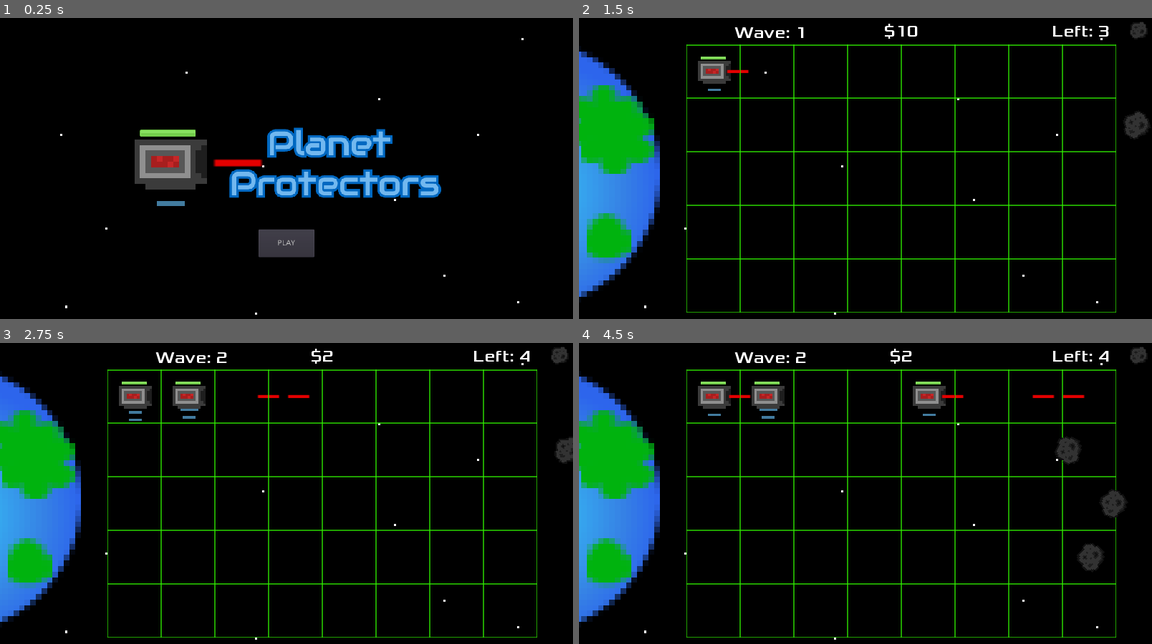
Above: before the commit, frames 1-4 (two rows, left to right).
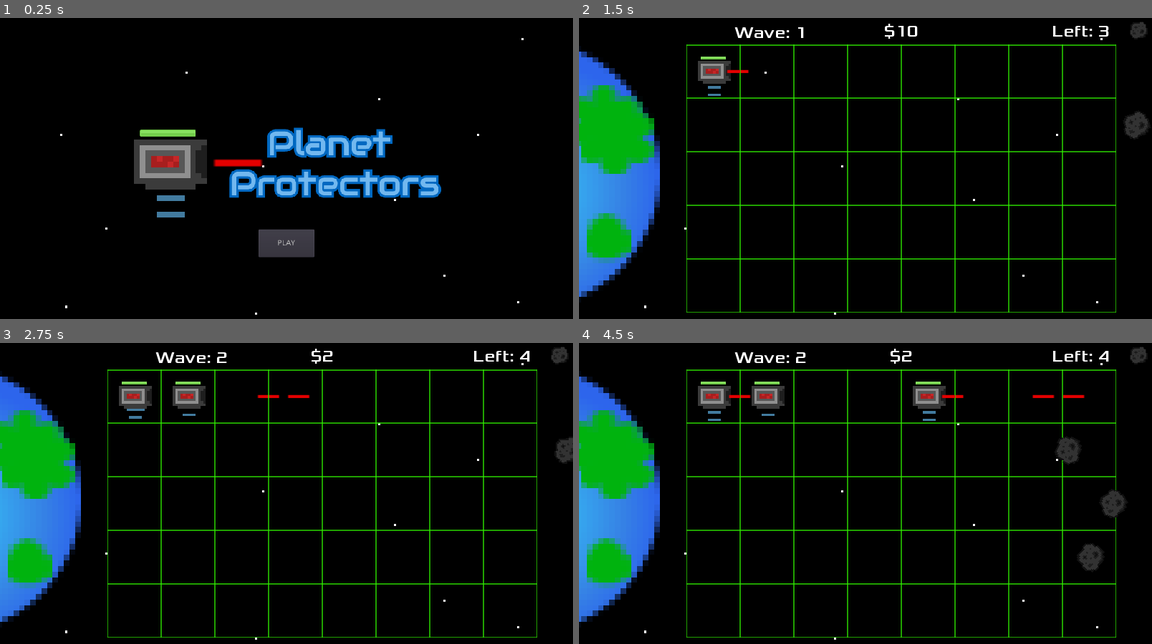
Above: after the commit, the same moments.

Repository: EthanMHolland/PlanetProtectors
Game: Godot game, scene res://src/TitleScreen.tscn
Same seed, same stepped clock (60 frames per second), same inputs: the game is played once before the commit and once after it.
Inputs (mouse positions are in pixels of both pictures, inside the frame that each line leads up to):
- Up to frame 1 (0.25 s): no input
- Up to frame 2 (1.5 s): click "PLAY" at 0.5 s; move the mouse to (710, 72) at 1.27 s; tap 0 (add_funds) at 1.35 s; click (710, 72) at 1.42 s
- Up to frame 3 (2.75 s): move the mouse to (189, 397) at 2.02 s; tap = (increase_wave) at 2.1 s; click (189, 397) at 2.17 s
- Up to frame 4 (4.5 s): move the mouse to (819, 397) at 2.77 s; click (819, 397) at 2.85 s; move the mouse to (876, 397) at 3.52 s; tap - (stop_asteroid_spawning) at 3.6 s; click (876, 397) at 3.67 s; move the mouse to (928, 397) at 4.27 s; tap 0 (add_funds) at 4.35 s; click (928, 397) at 4.42 s

The runs differ from the first frame. In frame 1, 0.3% of the frame differs, in the area x 23-33%, y 40-67%; in frame 2, less than 0.1%; in frame 3, 0.1%; in frame 4, 0.2%.

Commit message:
Add More Planet Health

Diff:
--- a/project/src/LaserTower.tscn
+++ b/project/src/LaserTower.tscn
@@ -40,7 +40,7 @@
 position = Vector2( 0, 1.77778 )
 frames = SubResource( 4 )
 animation = "idling"
-frame = 2
+frame = 1
 playing = true
 
 [node name="CollisionShape2D" type="CollisionShape2D" parent="."]
--- a/project/src/Level.gd
+++ b/project/src/Level.gd
@@ -11,6 +11,7 @@
 var _total_asteroids_destroyed : int
 var _money : int = 10
 var _new_asteroid_speed : int = -50
+var _earth_health : int = 4
 
 var _rng := RandomNumberGenerator.new()
 var _asteroid := preload("Asteroid.tscn")
@@ -114,10 +115,13 @@
 
 
 
-#if an asteroid hits the planet then it ends the game
+#if an asteroid hits the planet 5 times then it ends the game
 func _on_Planet_area_entered(area):
 	if area.is_in_group("Asteroid"):
-		var _change_scene = get_tree().change_scene("res://src/EndScreen.tscn")
+		area.get_parent().queue_free()
+		_earth_health -= 1
+		if _earth_health == 0:
+			var _change_scene = get_tree().change_scene("res://src/EndScreen.tscn")
 
 
 
